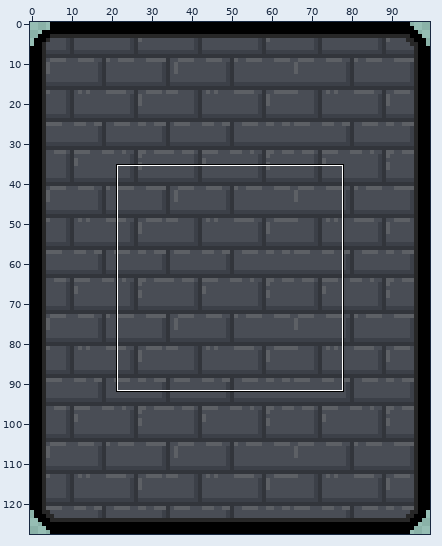
Sprite sheet, stored at Batalla de cartas/src/imagen/BossArbol.png. Above, an overview of the earlier version with the close-up marked.
Close-up. First the earlier version:
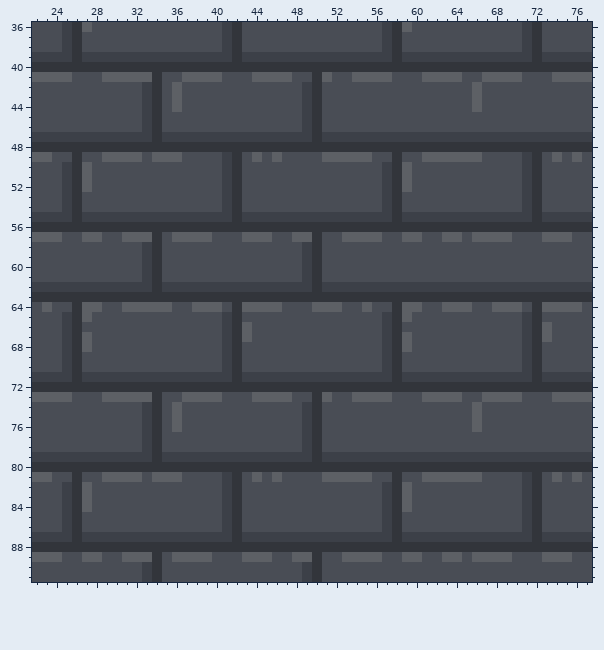
The file is 100x128 pixels. Shown: x 22..77, y 36..91.
New version:
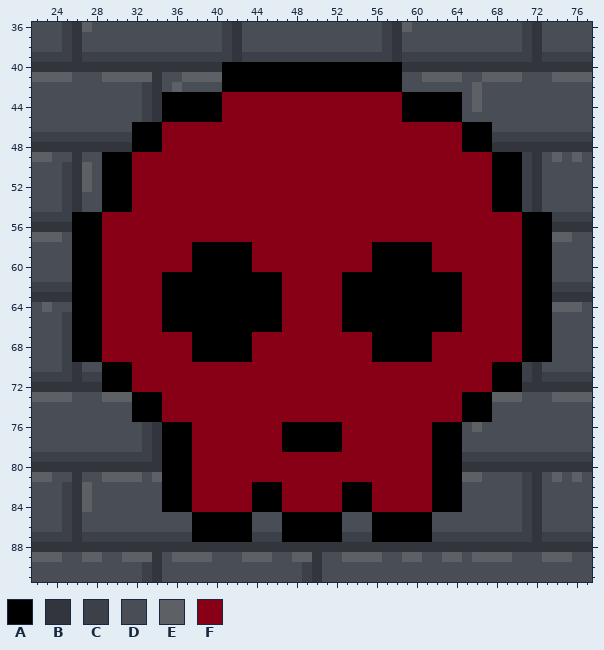
Palette (. is transparent): A #000000  B #32353b  C #3c4048  D #494d55  E #5d6065  F #880015
The edit:
Changed rows in their new state; - is an unchanged pixel.
first column x 26:
40 ---------------AAAAAAAAAAAAAAAAAA---------------
41 ---------------AAAAAAAAAAAAAAAAAA---------------
42 ---------------AAAAAAAAAAAAAAAAAA---------------
43 ---------AAAAAAFFFFFFFFFFFFFFFFFFAAAAAA---------
44 ---------AAAAAAFFFFFFFFFFFFFFFFFFAAAAAA---------
45 ---------AAAAAAFFFFFFFFFFFFFFFFFFAAAAAA---------
46 ------AAAFFFFFFFFFFFFFFFFFFFFFFFFFFFFFFAAA------
47 ------AAAFFFFFFFFFFFFFFFFFFFFFFFFFFFFFFAAA------
48 ------AAAFFFFFFFFFFFFFFFFFFFFFFFFFFFFFFAAA------
49 ---AAAFFFFFFFFFFFFFFFFFFFFFFFFFFFFFFFFFFFFAAA---
50 ---AAAFFFFFFFFFFFFFFFFFFFFFFFFFFFFFFFFFFFFAAA---
51 ---AAAFFFFFFFFFFFFFFFFFFFFFFFFFFFFFFFFFFFFAAA---
52 ---AAAFFFFFFFFFFFFFFFFFFFFFFFFFFFFFFFFFFFFAAA---
53 ---AAAFFFFFFFFFFFFFFFFFFFFFFFFFFFFFFFFFFFFAAA---
54 ---AAAFFFFFFFFFFFFFFFFFFFFFFFFFFFFFFFFFFFFAAA---
55 AAAFFFFFFFFFFFFFFFFFFFFFFFFFFFFFFFFFFFFFFFFFFAAA
56 AAAFFFFFFFFFFFFFFFFFFFFFFFFFFFFFFFFFFFFFFFFFFAAA
57 AAAFFFFFFFFFFFFFFFFFFFFFFFFFFFFFFFFFFFFFFFFFFAAA
58 AAAFFFFFFFFFAAAAAAFFFFFFFFFFFFAAAAAAFFFFFFFFFAAA
59 AAAFFFFFFFFFAAAAAAFFFFFFFFFFFFAAAAAAFFFFFFFFFAAA
60 AAAFFFFFFFFFAAAAAAFFFFFFFFFFFFAAAAAAFFFFFFFFFAAA
61 AAAFFFFFFAAAAAAAAAAAAFFFFFFAAAAAAAAAAAAFFFFFFAAA
62 AAAFFFFFFAAAAAAAAAAAAFFFFFFAAAAAAAAAAAAFFFFFFAAA
63 AAAFFFFFFAAAAAAAAAAAAFFFFFFAAAAAAAAAAAAFFFFFFAAA
64 AAAFFFFFFAAAAAAAAAAAAFFFFFFAAAAAAAAAAAAFFFFFFAAA
65 AAAFFFFFFAAAAAAAAAAAAFFFFFFAAAAAAAAAAAAFFFFFFAAA
66 AAAFFFFFFAAAAAAAAAAAAFFFFFFAAAAAAAAAAAAFFFFFFAAA
67 AAAFFFFFFFFFAAAAAAFFFFFFFFFFFFAAAAAAFFFFFFFFFAAA
68 AAAFFFFFFFFFAAAAAAFFFFFFFFFFFFAAAAAAFFFFFFFFFAAA
69 AAAFFFFFFFFFAAAAAAFFFFFFFFFFFFAAAAAAFFFFFFFFFAAA
70 ---AAAFFFFFFFFFFFFFFFFFFFFFFFFFFFFFFFFFFFFAAA---
71 ---AAAFFFFFFFFFFFFFFFFFFFFFFFFFFFFFFFFFFFFAAA---
72 ---AAAFFFFFFFFFFFFFFFFFFFFFFFFFFFFFFFFFFFFAAA---
73 ------AAAFFFFFFFFFFFFFFFFFFFFFFFFFFFFFFAAA------
74 ------AAAFFFFFFFFFFFFFFFFFFFFFFFFFFFFFFAAA------
75 ------AAAFFFFFFFFFFFFFFFFFFFFFFFFFFFFFFAAA------
76 ---------AAAFFFFFFFFFAAAAAAFFFFFFFFFAAA---------
77 ---------AAAFFFFFFFFFAAAAAAFFFFFFFFFAAA---------
78 ---------AAAFFFFFFFFFAAAAAAFFFFFFFFFAAA---------
79 ---------AAAFFFFFFFFFFFFFFFFFFFFFFFFAAA---------
80 ---------AAAFFFFFFFFFFFFFFFFFFFFFFFFAAA---------
81 ---------AAAFFFFFFFFFFFFFFFFFFFFFFFFAAA---------
82 ---------AAAFFFFFFAAAFFFFFFAAAFFFFFFAAA---------
83 ---------AAAFFFFFFAAAFFFFFFAAAFFFFFFAAA---------
84 ---------AAAFFFFFFAAAFFFFFFAAAFFFFFFAAA---------
85 ------------AAAAAA---AAAAAA---AAAAAA------------
86 ------------AAAAAA---AAAAAA---AAAAAA------------
87 ------------AAAAAA---AAAAAA---AAAAAA------------
Boxes around the changes in both close-ups, in picture pixels (x1, y1, x2, y2):
changed: (72, 62, 552, 542)
